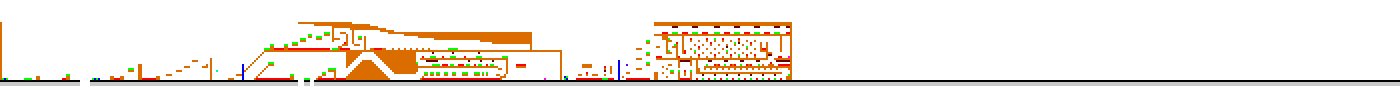
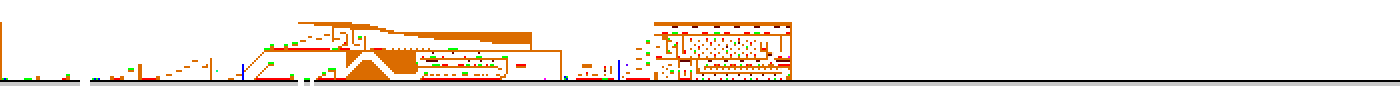
The second 1400x86 image is a revision of the first. Changes to its layers:
painted on "레이어 1" over [300, 32, 780, 80]
